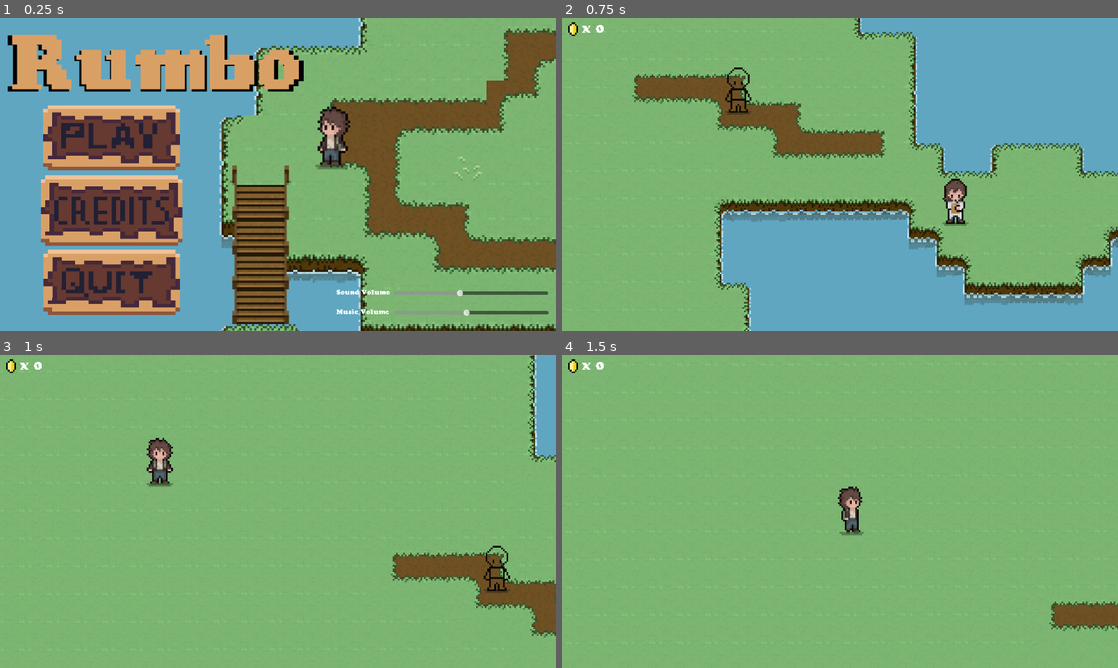
Above: before the commit, frames 1-4 (two rows, left to right).
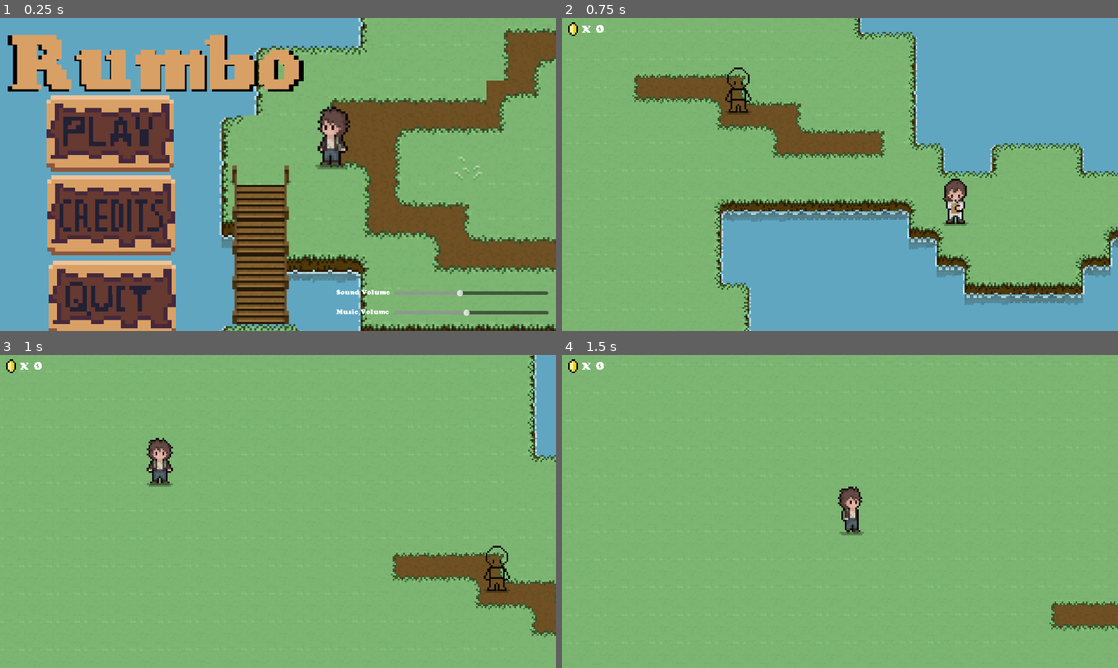
Above: after the commit, the same moments.

Repository: bonsaipropaganda/advjam2023
Game: Godot game, scene res://scenes/GUI/menus/main_menu.tscn
Two runs of this game, one before a commit and one after it. Both use one fixed random seed, a clock stepped at 60 frames per second and the inputs below. Sound files missing from this copy of the repository are replaced by a short silence.
Inputs (mouse positions are in pixels of both pictures, inside the frame that each line leads up to; where the layout moved, square brackets give the same spot in the first picture):
- Up to frame 1 (0.25 s): no input
- Up to frame 2 (0.75 s): click (673, 130) [673, 133] at 0.5 s
- Up to frame 3 (1 s): no input
- Up to frame 4 (1.5 s): tap Enter at 1.25 s; hold D (keyboard_right) from 1.28 s (still down); tap E (Interact) at 1.35 s

The runs differ from the first frame. In frame 1, 12% of the frame differs, in the area x 7-33%, y 24-100%; in frame 2, nothing differs; in frame 3, nothing differs; in frame 4, nothing differs.

Commit message:
fixed main menu buttons

Diff:
--- a/AdventureJam2023/scenes/GUI/menus/main_menu.tscn
+++ b/AdventureJam2023/scenes/GUI/menus/main_menu.tscn
@@ -21,35 +21,38 @@
 offset_right = 1318.0
 offset_bottom = 742.0
 
-[node name="TextureButton" type="TextureButton" parent="Control"]
+[node name="TextureButton2" type="TextureButton" parent="Control"]
 layout_mode = 0
-offset_left = 137.0
-offset_top = 150.0
-offset_right = 473.0
-offset_bottom = 416.0
-texture_normal = ExtResource("2_yfckd")
+offset_left = 150.0
+offset_top = 550.0
+offset_right = 463.0
+offset_bottom = 754.0
+texture_normal = ExtResource("5_f8kof")
 texture_pressed = ExtResource("3_78qe2")
-stretch_mode = 0
+ignore_texture_size = true
+stretch_mode = 6
 
 [node name="TextureButton3" type="TextureButton" parent="Control"]
 layout_mode = 0
-offset_left = 142.0
-offset_top = 322.0
-offset_right = 468.0
-offset_bottom = 580.0
+offset_left = 157.0
+offset_top = 355.0
+offset_right = 451.0
+offset_bottom = 567.0
 texture_normal = ExtResource("4_2efbp")
 texture_pressed = ExtResource("3_78qe2")
-stretch_mode = 0
+ignore_texture_size = true
+stretch_mode = 6
 
-[node name="TextureButton2" type="TextureButton" parent="Control"]
+[node name="TextureButton" type="TextureButton" parent="Control"]
 layout_mode = 0
-offset_left = 137.0
-offset_top = 483.0
-offset_right = 473.0
-offset_bottom = 749.0
-texture_normal = ExtResource("5_f8kof")
+offset_left = 145.0
+offset_top = 170.0
+offset_right = 458.0
+offset_bottom = 374.0
+texture_normal = ExtResource("2_yfckd")
 texture_pressed = ExtResource("3_78qe2")
-stretch_mode = 0
+ignore_texture_size = true
+stretch_mode = 6
 
 [node name="MusicVolume" type="HSlider" parent="Control"]
 layout_mode = 1
@@ -146,8 +149,8 @@
 text = "Rumbo"
 scroll_active = false
 
+[connection signal="button_down" from="Control/TextureButton2" to="." method="_on_texture_button_2_button_down"]
+[connection signal="button_down" from="Control/TextureButton3" to="." method="_on_texture_button_3_button_down"]
 [connection signal="button_down" from="Control/TextureButton" to="." method="_on_texture_button_button_down"]
-[connection signal="button_down" from="Control/TextureButton3" to="." method="_on_texture_button_3_button_down"]
-[connection signal="button_down" from="Control/TextureButton2" to="." method="_on_texture_button_2_button_down"]
 [connection signal="value_changed" from="Control/MusicVolume" to="." method="_on_music_volume_value_changed"]
 [connection signal="value_changed" from="Control/SoundVolume" to="." method="_on_sound_volume_value_changed"]
